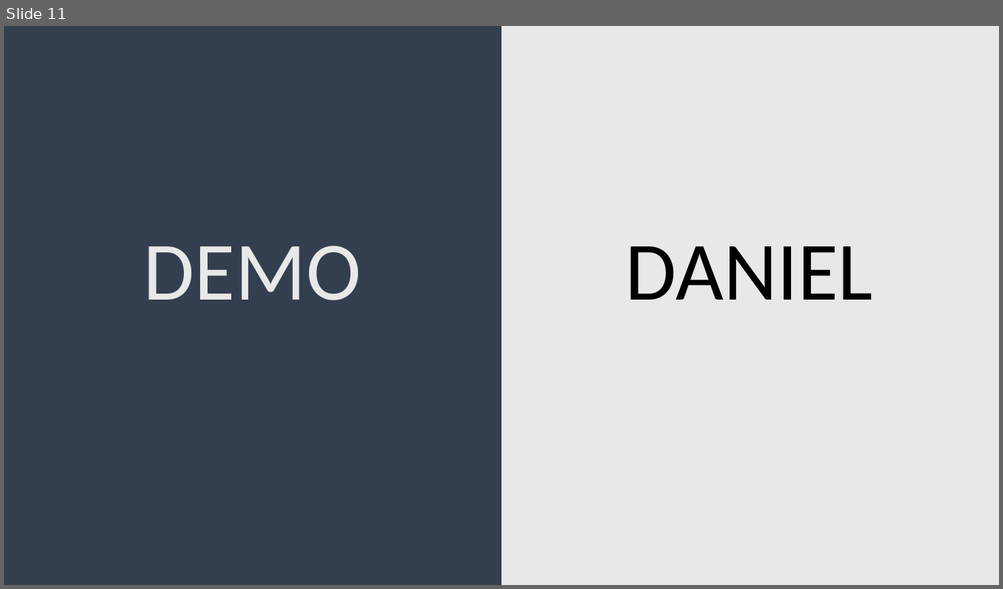
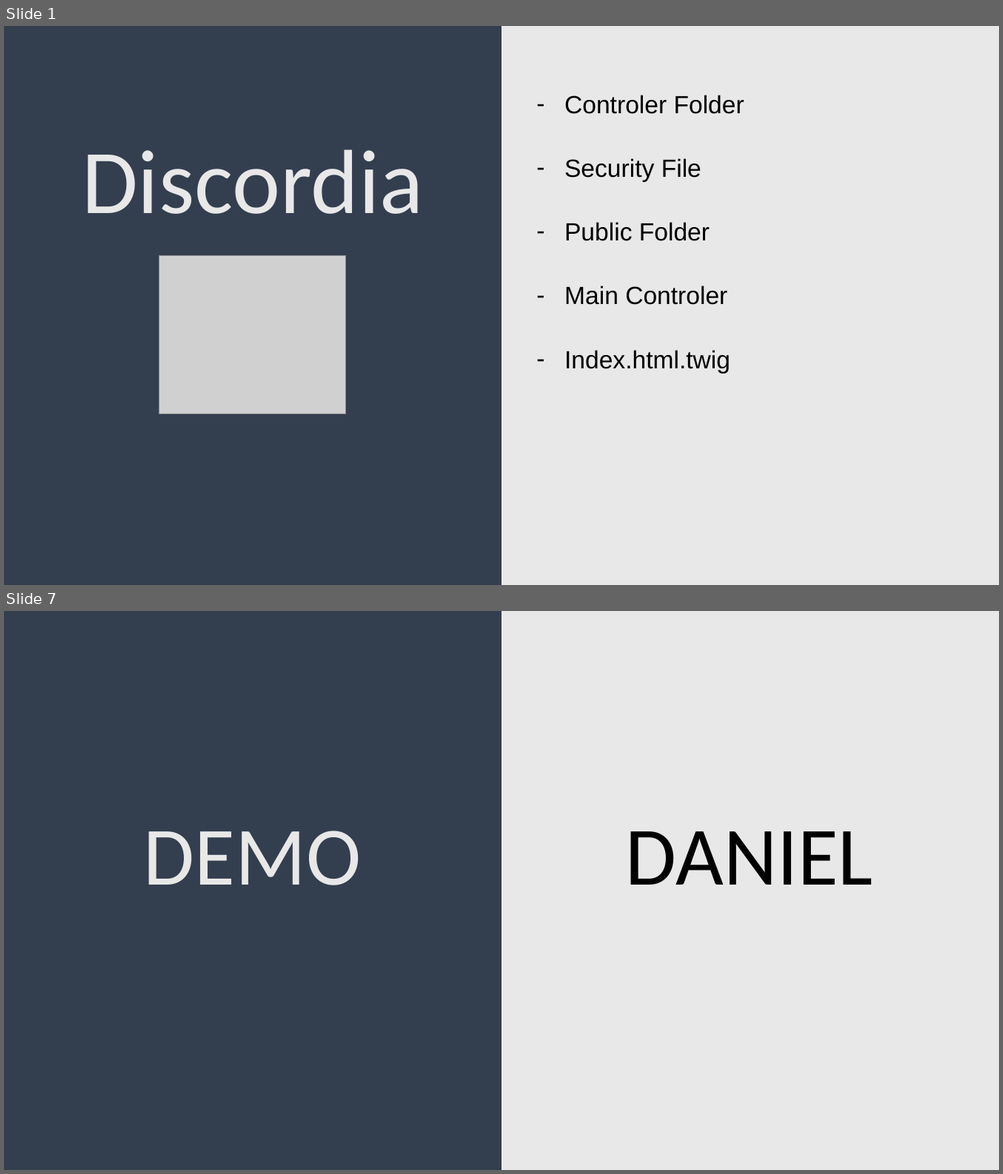
Before and after one commit to Adrianuhu/Discordia-Symfony, a slide deck: documentation/Exposition.pptx. Shown one above the other, each under a label of ours: slide 11 before the commit, slides 1 and 7 after it; the slides between them are not shown. The pictures are 1003x589 and 1003x1174 pixels, drawn with LibreOffice and Linux fonts; fonts in the diff are those of the drawing; grey boxes stand for pictures. Boxes give left, top, right and bottom in pixels: in the first picture for what was removed or moved away, otherwise in the second. Text is boxed around its words. In the diff, an @@ line names an element or a change of style, - is before the commit and + after.

```diff
--- a/documentation/Exposition.pptx
+++ b/documentation/Exposition.pptx
@@ slide 1 added at (4, 26, 999, 585), background gradient #333F50 to #E8E8E8 @@
@@ text added at (564, 95, 744, 374), 24 pt, text #000000 @@
+– Controler Folder
+– Security File
+– Public Folder
+– Main Controler
+– Index.html.twig
@@ text added at (82, 150, 423, 214), 88 pt, text #E8E8E8 @@
+Discordia
@@ picture added at (159, 256, 346, 414) @@
@@ what was slide 11 is now slide 7 @@
```
Also in this commit, not shown: 5 other slides added, 10 slides removed, 1 other file.
